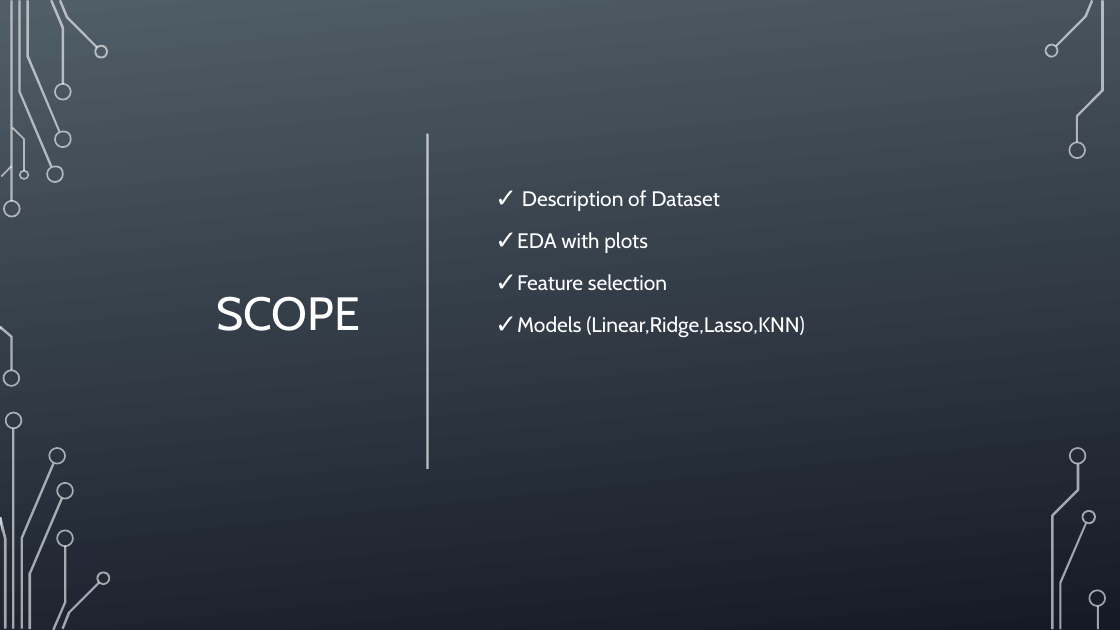
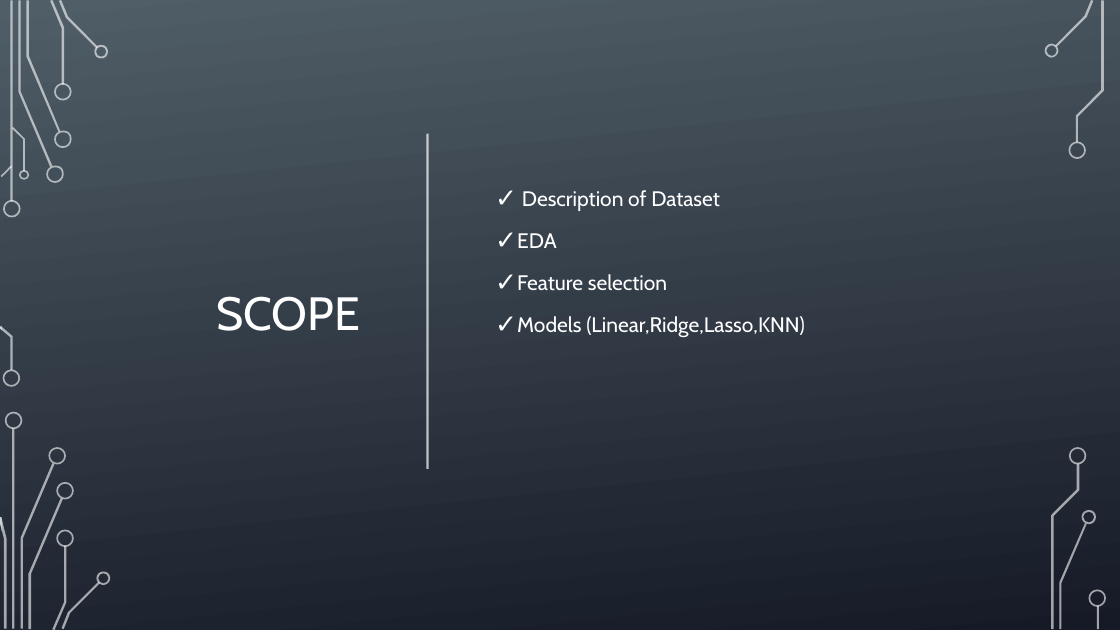
Before and after one commit to bugraefendi/ML-Grades, a slide deck: slide 2 of UpdateMachine Learning I Short Project.pptx. Drawn at 1120x630 pixels with LibreOffice and Linux fonts; fonts in the diff are those of the drawing; background and template pictures are left out. Boxes give left, top, right and bottom in pixels: in the first picture for what was removed or moved away, otherwise in the second. Text is boxed around its words. In the diff, an @@ line names an element or a change of style, - is before the commit and + after.

```diff
--- a/UpdateMachine Learning I Short Project.pptx
+++ b/UpdateMachine Learning I Short Project.pptx
@@ text at [517, 233, 557, 248]: text changed @@
-✓ EDA with plots
+✓ EDA
```
Also in this commit, not shown: 8 other slides changed, 6 slides added, 5 slides removed, 1 other file.
